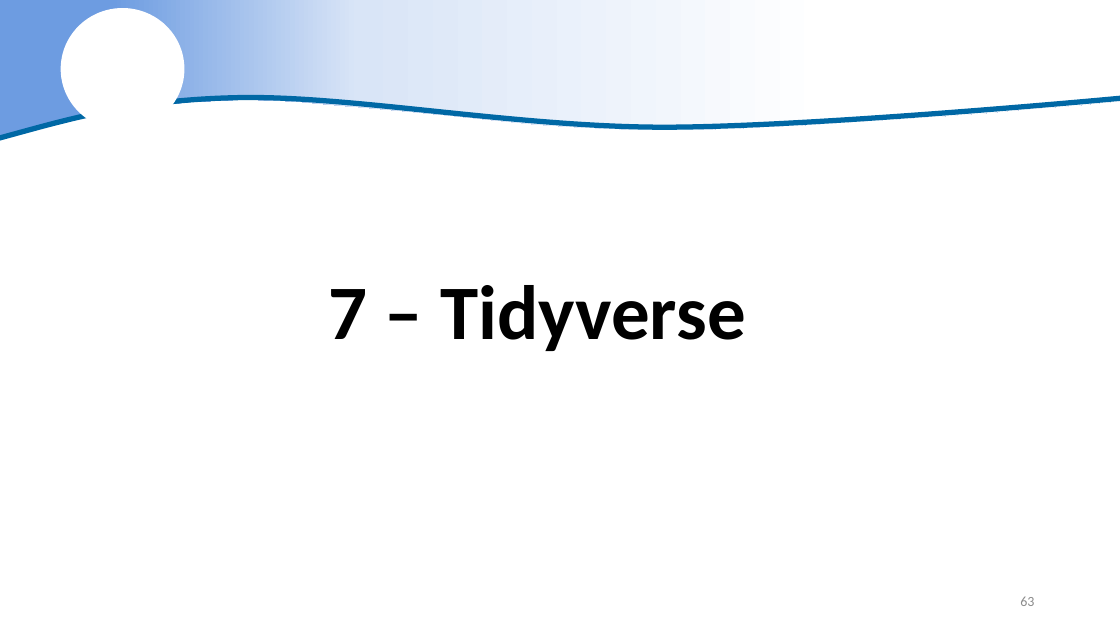
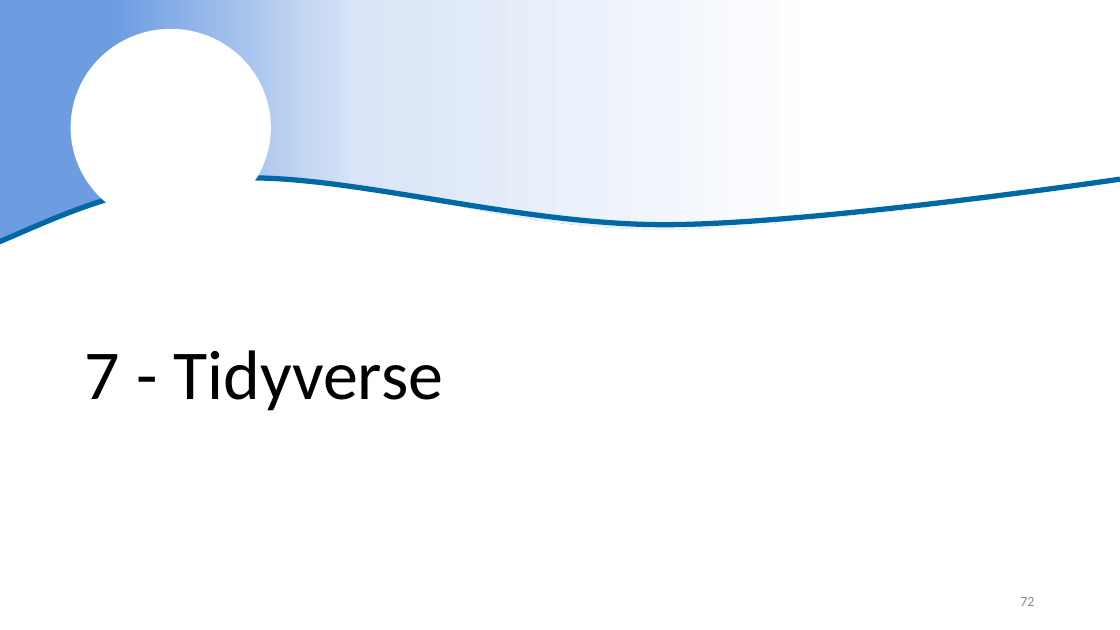
Before and after one commit to justinpriest/R_Intro_ADFG, a slide deck: slide 72 of The Basics of R.pptx (slide 63 before the commit). Drawn at 1120x630 pixels with LibreOffice and Linux fonts; fonts in the diff are those of the drawing; background and template pictures are left out. Boxes give left, top, right and bottom in pixels: in the first picture for what was removed or moved away, otherwise in the second. Text is boxed around its words. In the diff, an @@ line names an element or a change of style, - is before the commit and + after.

```diff
--- a/The Basics of R.pptx
+++ b/The Basics of R.pptx
@@ freeform shape: place and size @@
-freeform shape at (0, 0, 1120, 139)
+freeform shape at (0, 0, 1120, 245)
@@ ellipse: place and size @@
-ellipse at (60, 8, 184, 130)
+ellipse at (71, 29, 271, 226)
@@ freeform shape: place and size @@
-freeform shape at (0, 97, 1120, 138)
+freeform shape at (0, 178, 1120, 242)
@@ title "7 - Tidyverse" at (85, 350, 443, 411): vertical alignment middle to bottom @@
@@ title at (85, 350, 443, 411): text changed; size 66 to 60 pt; bold off @@
-7 – Tidyverse
+7 - Tidyverse
@@ page number at (1020, 597, 1034, 606): text changed @@
-63
+72
```
Also in this commit, not shown: 17 other slides changed, 20 slides added, 7 slides removed, 6 other files.
